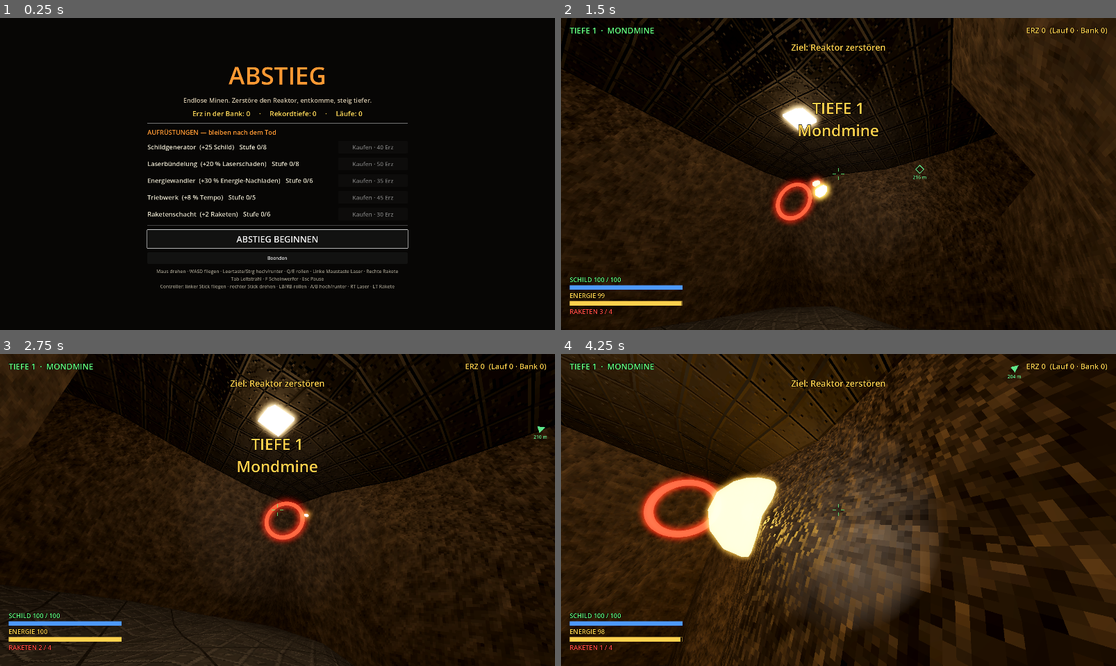
Above: before the commit, frames 1-4 (two rows, left to right).
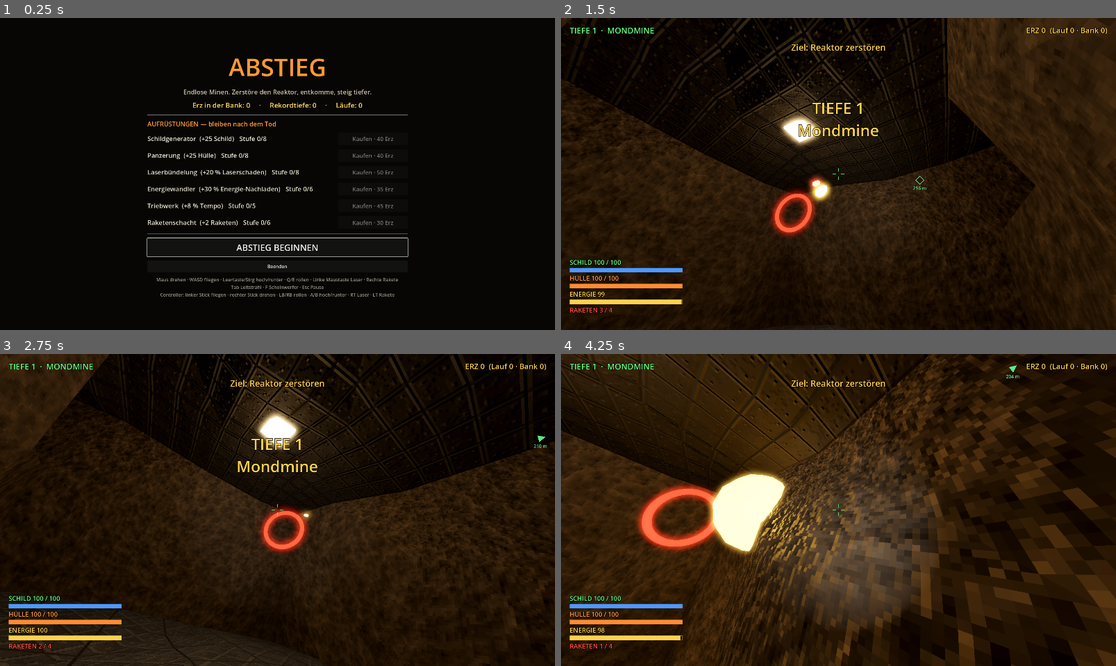
Above: after the commit, the same moments.

Repository: StevFischer/abstieg
Game: Godot game, scene res://scenes/main.tscn
The game is run twice, just before and just after one commit, with the same random seed, the same clock (stepped at 60 frames per second) and the same inputs.
Inputs (mouse positions are in pixels of both pictures, inside the frame that each line leads up to):
- Up to frame 1 (0.25 s): no input
- Up to frame 2 (1.5 s): click "ABSTIEG BEGINNEN" at 0.5 s; move the mouse to (866, 174) at 1.27 s; hold D (rechts) from 1.28 s (still down); right-click (866, 174) at 1.35 s; click (866, 174) at 1.42 s
- Up to frame 3 (2.75 s): tap W (vor) at 1.55, 2.1 s; move the mouse to (249, 510) at 2.02 s; release D (rechts) at 2.03 s; hold A (links) from 2.03 s (still down); right-click (249, 510) at 2.3 s
- Up to frame 4 (4.25 s): move the mouse to (849, 503) at 2.77 s; release A (links) at 2.78 s; press the mouse at (849, 503) at 2.78 s; hold D (rechts) from 2.78 s (still down); tap W (vor) at 3.05 s; move the mouse to (832, 516) at 3.52 s; release the mouse at (832, 516) at 3.53 s; tap Space (hoch) at 3.6 s; click (832, 516) at 3.67 s; right-click (832, 516) at 3.8 s

The runs differ from the first frame. In frame 1, 6.3% of the frame differs, in the area x 26-74%, y 12-90%; in frame 2, 12%; in frame 3, 11%; in frame 4, 24%, in the area x 0-100%, y 0-100%.

Commit message:
Hülle zusätzlich zum Schild: Schaden erst Schild, dann Hülle; Reparatur-Fundstück, Panzerung, HUD-Balken, Test
Co-Authored-By: Claude Opus 5.5 <noreply@anthropic.com>

Diff:
--- a/scripts/Beute.gd
+++ b/scripts/Beute.gd
@@ -5,6 +5,7 @@
 const ARTEN := {
 	"erz": {"farbe": Color(1.0, 0.8, 0.2), "menge": 5},
 	"schild": {"farbe": Color(0.3, 0.6, 1.0), "menge": 25},
+	"reparatur": {"farbe": Color(0.3, 1.0, 0.45), "menge": 30},
 	"energie": {"farbe": Color(0.85, 1.0, 0.3), "menge": 30},
 	"rakete": {"farbe": Color(1.0, 0.3, 0.3), "menge": 2},
 }
--- a/scripts/HUD.gd
+++ b/scripts/HUD.gd
@@ -8,6 +8,8 @@
 
 var _schild: ProgressBar
 var _energie: ProgressBar
+var _huelle: ProgressBar
+var _huelle_txt: Label
 var _schild_txt: Label
 var _energie_txt: Label
 var _raketen: Label
@@ -45,12 +47,16 @@
 	wurzel.add_child(_zeichnung)
 
 	var unten := VBoxContainer.new()
-	_ecke(unten, 0, 1, Vector2(30, -190), Vector2(420, -30))
+	_ecke(unten, 0, 1, Vector2(30, -250), Vector2(420, -30))
 	wurzel.add_child(unten)
 	_schild_txt = _label("SCHILD", 22, GRUEN)
 	unten.add_child(_schild_txt)
 	_schild = _balken(Color(0.3, 0.6, 1.0))
 	unten.add_child(_schild)
+	_huelle_txt = _label("HÜLLE", 22, Color(1.0, 0.6, 0.25))
+	unten.add_child(_huelle_txt)
+	_huelle = _balken(Color(1.0, 0.55, 0.2))
+	unten.add_child(_huelle)
 	_energie_txt = _label("ENERGIE", 22, GELB)
 	unten.add_child(_energie_txt)
 	_energie = _balken(GELB)
@@ -119,7 +125,11 @@
 	_schild.max_value = s.schild_max
 	_schild.value = s.schild
 	_schild_txt.text = "SCHILD %d / %d" % [ceili(s.schild), int(s.schild_max)]
-	_schild_txt.add_theme_color_override("font_color", ROT if s.schild < s.schild_max * 0.3 else GRUEN)
+	_schild_txt.add_theme_color_override("font_color", GELB if s.schild < s.schild_max * 0.3 else GRUEN)
+	_huelle.max_value = s.huelle_max
+	_huelle.value = s.huelle
+	_huelle_txt.text = "HÜLLE %d / %d" % [ceili(s.huelle), int(s.huelle_max)]
+	_huelle_txt.add_theme_color_override("font_color", ROT if s.huelle < s.huelle_max * 0.3 else Color(1.0, 0.6, 0.25))
 	_energie.max_value = s.energie_max
 	_energie.value = s.energie
 	_energie_txt.text = "ENERGIE %d" % int(s.energie)
--- a/scripts/Main.gd
+++ b/scripts/Main.gd
@@ -163,7 +163,7 @@
 			_gegner(pool[_rng.randi_range(0, pool.size() - 1)], pos)
 			zahl += 1
 		if _rng.randf() < 0.35:
-			var art: String = ["schild", "energie", "rakete", "erz", "erz"][_rng.randi_range(0, 4)]
+			var art: String = ["schild", "reparatur", "energie", "rakete", "erz", "erz"][_rng.randi_range(0, 5)]
 			level.add_child(Beute.neu(art, LevelGen.welt_von(zellen[_rng.randi_range(0, zellen.size() - 1)])))
 		# Wache im langen Stollen davor
 		var weg: Array = gen.raeume[i].tunnel
@@ -203,7 +203,7 @@
 	var b := Beute.neu("erz", g.global_position, g.erz)
 	level.add_child.call_deferred(b)
 	if _rng.randf() < 0.2:
-		var art: String = ["schild", "energie", "rakete"][_rng.randi_range(0, 2)]
+		var art: String = ["schild", "reparatur", "energie", "rakete"][_rng.randi_range(0, 3)]
 		level.add_child.call_deferred(Beute.neu(art, g.global_position + Vector3(0, 1.2, 0)))
 
 
@@ -226,6 +226,7 @@
 		tiefe, level_erz, lauf_erz, Meta.bank, countdown])
 	tiefe += 1
 	schiff.schild = minf(schiff.schild_max, schiff.schild + 30.0)
+	schiff.huelle = minf(schiff.huelle_max, schiff.huelle + 30.0)
 	call_deferred("_lade_level")
 
 
@@ -363,6 +364,14 @@
 		var t := tiefe
 		await _warte(1.5)
 		_foto("tiefe%d_1_start" % t)
+		if runde == 0:
+			# Hülle sichtbar machen: 130 Schaden = Schild leer, Hülle 70
+			schiff.unverwundbar = false
+			schiff.treffer(130.0)
+			schiff.unverwundbar = true
+			Protokoll.schreib("test", "Nach 130 Schaden: Schild %.0f, Hülle %.0f" % [schiff.schild, schiff.huelle])
+			await _warte(0.6)
+			_foto("tiefe%d_0_huelle" % t)
 		# Zum Reaktor: Pfad bis kurz vor den Kern, der Autopilot würde sonst gegen ihn drücken.
 		var weg := gen.pfad(gen.naechste_zelle(schiff.global_position), gen.naechste_zelle(reaktor.global_position))
 		for z in weg:
--- a/scripts/Meta.gd
+++ b/scripts/Meta.gd
@@ -4,6 +4,7 @@
 var _pfad := "user://abstieg_meta.cfg"
 const AUFRUESTUNGEN := [
 	{"id": "schild", "name": "Schildgenerator", "text": "+25 Schild", "kosten": 40, "max": 8},
+	{"id": "panzerung", "name": "Panzerung", "text": "+25 Hülle", "kosten": 40, "max": 8},
 	{"id": "laser", "name": "Laserbündelung", "text": "+20 % Laserschaden", "kosten": 50, "max": 8},
 	{"id": "energie", "name": "Energiewandler", "text": "+30 % Energie-Nachladen", "kosten": 35, "max": 6},
 	{"id": "triebwerk", "name": "Triebwerk", "text": "+8 % Tempo", "kosten": 45, "max": 5},
@@ -59,6 +60,7 @@
 func schiffswerte() -> Dictionary:
 	return {
 		"schild_max": 100.0 + 25.0 * stufe("schild"),
+		"huelle_max": 100.0 + 25.0 * stufe("panzerung"),
 		"laser_mult": 1.0 + 0.2 * stufe("laser"),
 		"energie_regen": 3.0 * (1.0 + 0.3 * stufe("energie")),
 		"tempo": 14.0 * (1.0 + 0.08 * stufe("triebwerk")),
--- a/scripts/Schiff.gd
+++ b/scripts/Schiff.gd
@@ -17,6 +17,10 @@
 
 var schild_max := 100.0
 var schild := 100.0
+## Hülle: nimmt erst Schaden, wenn der Schild leer ist, und lädt sich NICHT selbst auf —
+## nur Reparatur-Fundstücke und der Tiefenwechsel bringen sie zurück.
+var huelle_max := 100.0
+var huelle := 100.0
 var energie_max := 100.0
 var energie := 100.0
 var energie_regen := 3.0
@@ -64,6 +68,8 @@
 func werte_setzen(w: Dictionary) -> void:
 	schild_max = w.schild_max
 	schild = schild_max
+	huelle_max = w.huelle_max
+	huelle = huelle_max
 	laser_mult = w.laser_mult
 	energie_regen = w.energie_regen
 	tempo = w.tempo
@@ -151,6 +157,10 @@
 			if schild >= schild_max:
 				return false
 			schild = minf(schild_max, schild + menge)
+		"reparatur":
+			if huelle >= huelle_max:
+				return false
+			huelle = minf(huelle_max, huelle + menge)
 		"energie":
 			if energie >= energie_max:
 				return false
@@ -167,10 +177,13 @@
 func treffer(s: float) -> void:
 	if unverwundbar or not aktiv:
 		return
+	_seit_treffer = 0.0
 	schild -= s
-	_seit_treffer = 0.0
+	if schild < 0.0:
+		huelle += schild      # was der Schild nicht abfängt, trifft die Hülle
+		schild = 0.0
 	getroffen.emit(s)
-	if schild <= 0.0:
-		schild = 0.0
+	if huelle <= 0.0:
+		huelle = 0.0
 		aktiv = false
 		gestorben.emit()
--- /dev/null
+++ b/tests/test_huelle.gd
@@ -0,0 +1,34 @@
+extends SceneTree
+## Schild vor Hülle: godot --headless --path . --script tests/test_huelle.gd
+
+
+func _init() -> void:
+	var s = load("res://scripts/Schiff.gd").new()
+	var tot := [false]
+	s.gestorben.connect(func(): tot[0] = true)
+	var fehler := 0
+	var dt := 1.0 / 60.0
+	s.schild = 100.0
+	s.huelle = 100.0
+	s.treffer(60.0)
+	fehler += _pruef("60 Schaden nur am Schild", s.schild == 40.0 and s.huelle == 100.0, s)
+	s.treffer(70.0)
+	fehler += _pruef("Überschuss 30 geht auf die Hülle", s.schild == 0.0 and s.huelle == 70.0, s)
+	fehler += _pruef("lebt bei Schild 0", not tot[0] and s.aktiv, s)
+	for i in int(60.0 / dt):
+		s.schild_laden(dt)
+	fehler += _pruef("nach 60 s: Schild lädt, Hülle nicht", s.schild > 50.0 and s.huelle == 70.0, s)
+	fehler += _pruef("Reparatur +30", s.aufnehmen("reparatur", 30) and s.huelle == 100.0, s)
+	fehler += _pruef("Reparatur bei voller Hülle wird nicht aufgenommen", not s.aufnehmen("reparatur", 30), s)
+	s.treffer(s.schild + 99.0)
+	fehler += _pruef("Hülle 1: noch am Leben", not tot[0] and is_equal_approx(s.huelle, 1.0), s)
+	s.treffer(5.0)
+	fehler += _pruef("Hülle 0: zerstört", tot[0] and not s.aktiv and s.huelle == 0.0, s)
+	s.free()
+	print("Hüllen-Test: 8 Prüfungen, %d Fehler" % fehler)
+	quit(1 if fehler > 0 else 0)
+
+
+func _pruef(name: String, ok: bool, s) -> int:
+	print("%s  %s (Schild %.1f, Hülle %.1f)" % ["ok    " if ok else "FEHLER", name, s.schild, s.huelle])
+	return 0 if ok else 1
